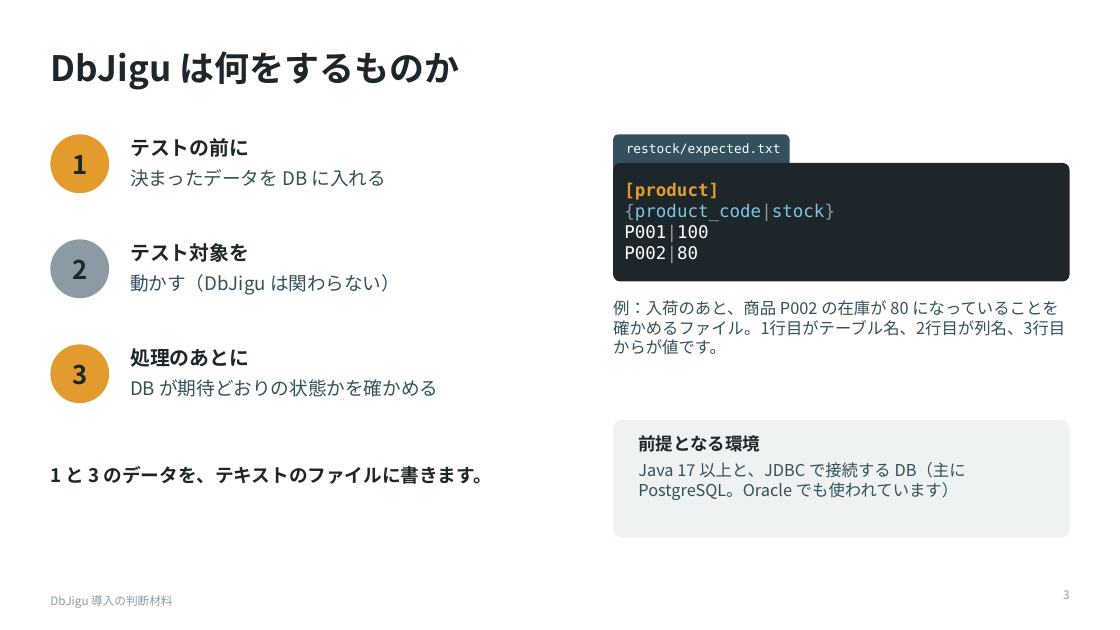
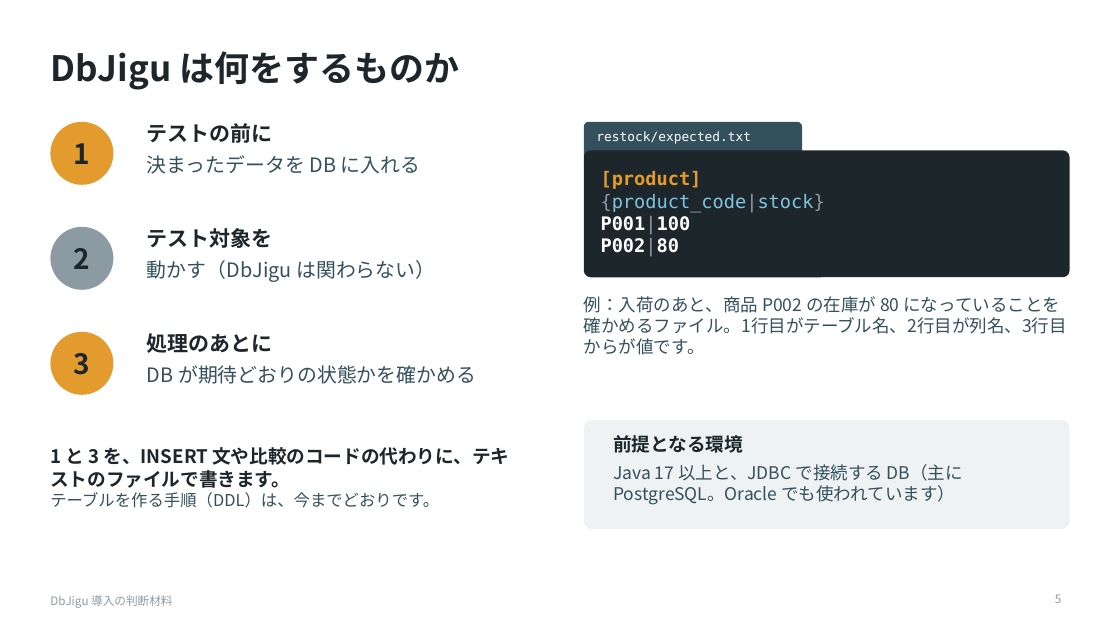
Before and after one commit to raindrop-aqua/java-test-toolbelt, a slide deck: slide 5 of docs/slides/dbjigu-for-managers.pptx (slide 3 before the commit). Drawn at 1120x630 pixels with LibreOffice and Linux fonts; fonts in the diff are those of the drawing. Boxes give left, top, right and bottom in pixels: in the first picture for what was removed or moved away, otherwise in the second. Text is boxed around its words. In the diff, an @@ line names an element or a change of style, - is before the commit and + after.

```diff
--- a/docs/slides/dbjigu-for-managers.pptx
+++ b/docs/slides/dbjigu-for-managers.pptx
@@ text "1": place and size @@
-text "1" at [72,155,87,174]
+text "1" at [74,143,91,164]
@@ ellipse: place and size @@
-ellipse at [50,134,109,193]
+ellipse at [50,122,113,185]
@@ text "テストの前に": place and size @@
-text "テストの前に" at [130,138,386,187]
+text "テストの前に" at [147,123,420,174]
@@ text "テストの前に" at [147,123,420,174]: size 17 to 18 pt in "テストの前に"; size 16 to 17 pt in "決まったデータを DB に入れる" @@
@@ rounded rectangle: place and size @@
-rounded rectangle at [613,134,790,173]
+rounded rectangle at [584,122,802,160]
@@ text "restock/expected.txt": place and size @@
-text "restock/expected.txt" at [626,143,781,156]
+text "restock/expected.txt" at [596,131,751,144]
@@ rounded rectangle at [584,150,1070,277]: proportions changed @@
@@ rounded rectangle: place and size @@
-rounded rectangle at [613,163,1070,281]
+rounded rectangle at [584,150,1070,277]
@@ text "[product]": place and size @@
-text "[product]" at [624,182,835,263]
+text "[product]" at [601,171,825,257]
@@ text "[product]" at [601,171,825,257]: size 15 to 16 pt; bold on in "P001|100", "P002|80" @@
@@ size 22 to 24 pt in 3 elements at [74,353,91,375], [74,143,91,164], [74,248,91,269] @@
@@ text "2": place and size @@
-text "2" at [72,260,87,279]
+text "2" at [74,248,91,269]
@@ ellipse: place and size @@
-ellipse at [50,239,109,298]
+ellipse at [50,227,113,290]
@@ text "テスト対象を": place and size @@
-text "テスト対象を" at [130,243,400,295]
+text "テスト対象を" at [147,228,435,282]
@@ text "テスト対象を" at [147,228,435,282]: size 17 to 18 pt in "テスト対象を"; size 16 to 17 pt in "動かす（DbJigu は関わらない）" @@
@@ text "例：入荷のあと、商品 P002 の在庫が 80 になっていることを確かめるファイル。1行目がテーブル名、2行目が列名、3 ...": place and size @@
-text "例：入荷のあと、商品 P002 の在庫が 80 になっていることを確かめるファイル。1行目がテーブル名、2行目が列名、3 ..." at [613,300,1065,355]
+text "例：入荷のあと、商品 P002 の在庫が 80 になっていることを確かめるファイル。1行目がテーブル名、2行目が列名、3 ..." at [584,296,1067,355]
@@ text "例：入荷のあと、商品 P002 の在庫が 80 になっていることを確かめるファイル。1行目がテーブル名、2行目が列名、3 ..." at [584,296,1067,355]: size 14 to 15 pt @@
@@ text "3": place and size @@
-text "3" at [72,364,87,385]
+text "3" at [74,353,91,375]
@@ ellipse: place and size @@
-ellipse at [50,344,109,403]
+ellipse at [50,332,113,395]
@@ text "処理のあとに": place and size @@
-text "処理のあとに" at [130,348,438,397]
+text "処理のあとに" at [147,333,476,384]
@@ text "処理のあとに" at [147,333,476,384]: size 17 to 18 pt in "処理のあとに"; size 16 to 17 pt in "DB が期待どおりの状態かを確かめる" @@
@@ text at [50,447,509,508]: text changed @@
-1 と 3 のデータを、テキストのファイルに書きます。
+1 と 3 を、INSERT 文や比較のコードの代わりに、テキストのファイルで書きます。
+テーブルを作る手順（DDL）は、今までどおりです。
@@ text "1 と 3 を、INSERT 文や比較のコードの代わりに、テキストのファイルで書きます。" at [50,447,509,508]: vertical alignment middle to top @@
@@ rounded rectangle: place and size @@
-rounded rectangle at [613,420,1070,538]
+rounded rectangle at [584,420,1070,529]
@@ rounded rectangle at [584,420,1070,529]: proportions changed @@
@@ text "前提となる環境": place and size @@
-text "前提となる環境" at [638,435,966,500]
+text "前提となる環境" at [613,435,963,505]
@@ text "前提となる環境" at [613,435,963,505]: size 15 to 16 pt in "前提となる環境"; size 14 to 15 pt in "Java 17 以上と、JDBC で接続する DB（主に PostgreSQL。Oracle でも使われています）" @@
@@ page number at [1055,594,1061,603]: text changed @@
-3
+5
```
Also in this commit, not shown: 8 other slides changed, 6 slides added, 1 slide removed, 1 other file.
